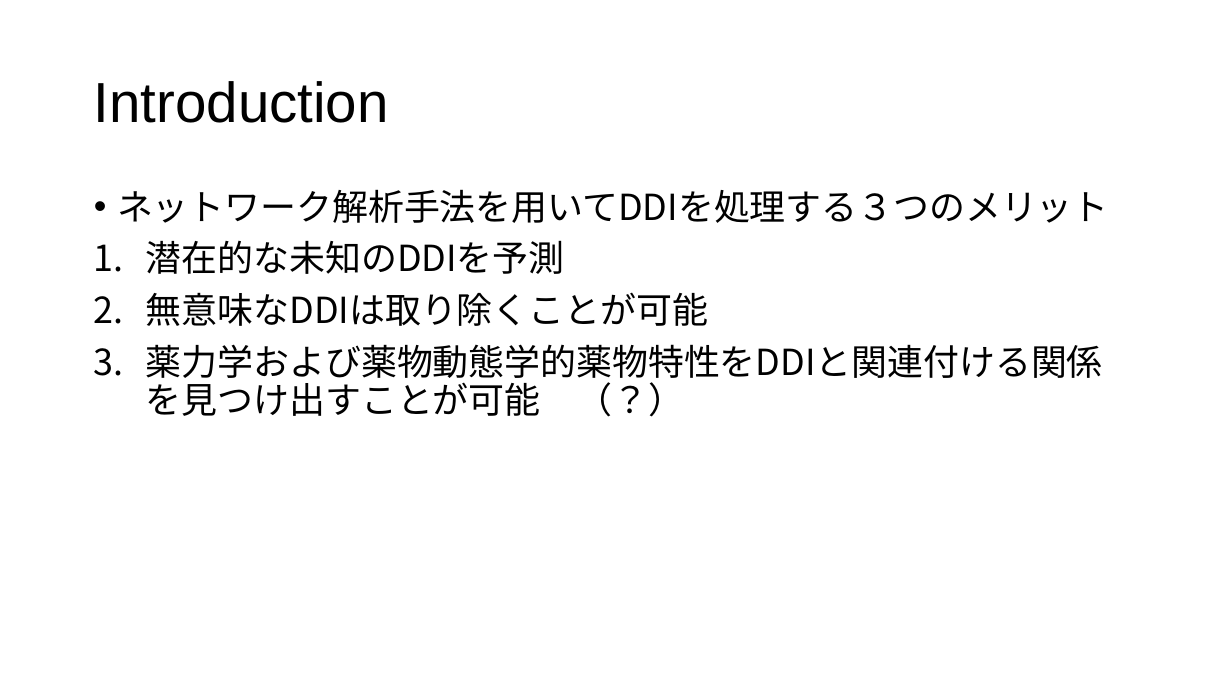
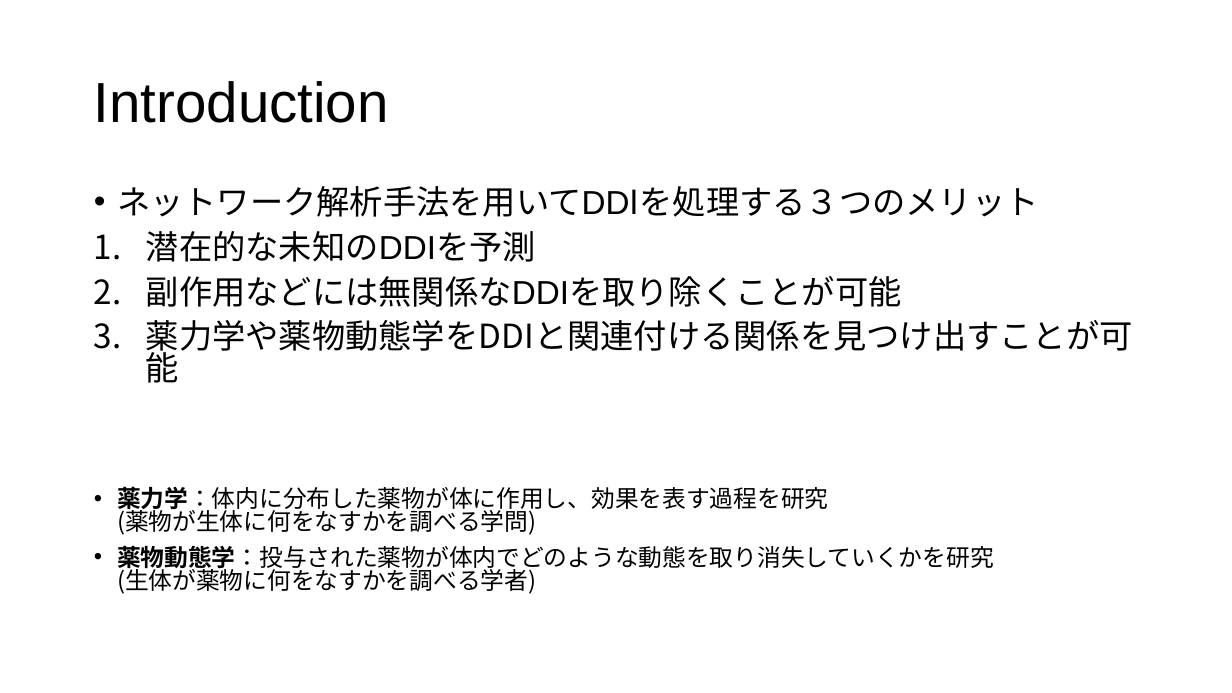
Before and after one commit to tsutarou10/variousFile, a slide deck: slide 9 of Predicting potential drug-drug interactions on topological and semantic similarity features using statistical learning.pptx (slide 6 before the commit). Drawn at 1232x693 pixels with LibreOffice and Linux fonts; fonts in the diff are those of the drawing. Boxes give left, top, right and bottom in pixels: in the first picture for what was removed or moved away, otherwise in the second. Text is boxed around its words. In the diff, an @@ line names an element or a change of style, - is before the commit and + after.

```diff
--- a/Predicting potential drug-drug interactions on topological and semantic similarity features using statistical learning.pptx
+++ b/Predicting potential drug-drug interactions on topological and semantic similarity features using statistical learning.pptx
@@ text at <box>117,186,1039,262</box>: size 28 to 25.9 pt, font Noto Sans CJK JP to Arial in "ネットワーク解析手法を用いてDDIを処理する３つのメリット", "潜在的な未知のDDIを予測"; line spacing 0.9 to 0.8 @@
@@ text at <box>117,276,1133,594</box>: text changed; size 28 to 18.5 pt @@
-2. 無意味なDDIは取り除くことが可能
-3. 薬力学および薬物動態学的薬物特性をDDIと関連付ける関係を見つけ出すことが可能 （？）
+2. 副作用などには無関係なDDIを取り除くことが可能
+3. 薬力学や薬物動態学をDDIと関連付ける関係を見つけ出すことが可能
+• 薬力学：体内に分布した薬物が体に作用し、効果を表す過程を研究
+  (薬物が生体に何をなすかを調べる学問)
+• 薬物動態学：投与された薬物が体内でどのような動態を取り消失していくかを研究
+  (生体が薬物に何をなすかを調べる学者)
```
Also in this commit, not shown: 11 other slides changed, 5 slides added, 3 other files.
